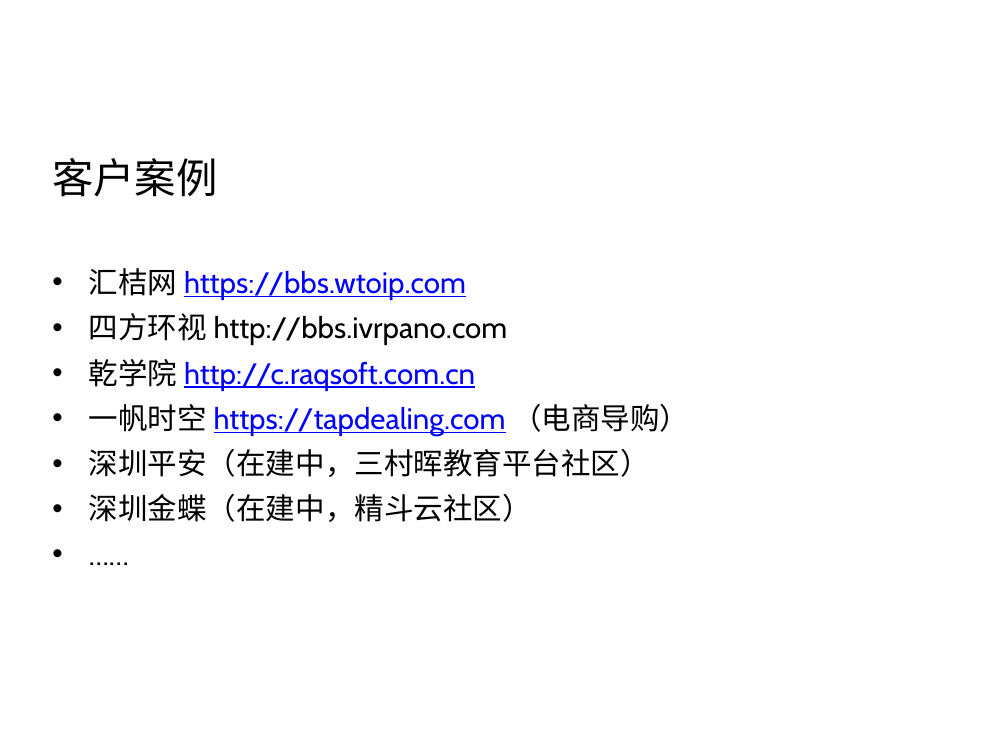
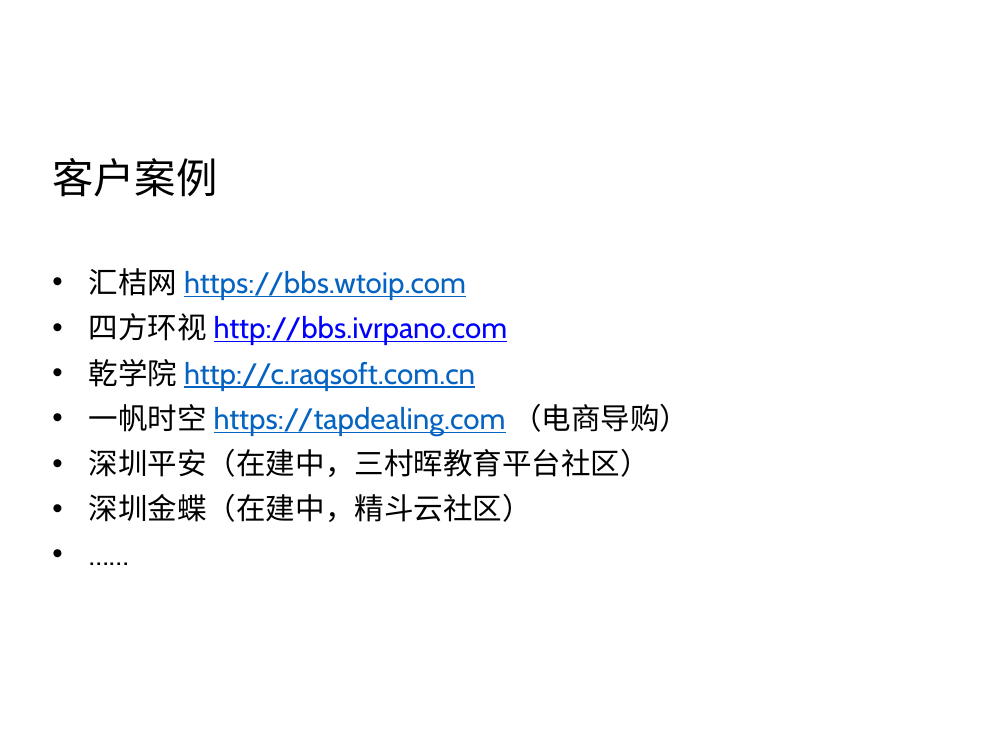
Before and after one commit to Vanessa219/b3log-index, a slide deck: slide 4 of src/main/webapp/sym/syme-intro.pptx. Drawn at 1008x756 pixels with LibreOffice and Linux fonts; fonts in the diff are those of the drawing; background and template pictures are left out. Boxes give left, top, right and bottom in pixels: in the first picture for what was removed or moved away, otherwise in the second. Text is boxed around its words. In the diff, an @@ line names an element or a change of style, - is before the commit and + after.

```diff
--- a/src/main/webapp/sym/syme-intro.pptx
+++ b/src/main/webapp/sym/syme-intro.pptx
@@ text at (x1=89, y1=268, x2=689, y2=436): text colour #0000FF to #0563C1 in "https://bbs.wtoip.com", "http://c.raqsoft.com.cn", "https://tapdealing.com"; text colour #000000 to #0000FF, underline on in "http://bbs.ivrpano.com" @@
```
Also in this commit, not shown: 3 other slides changed.
